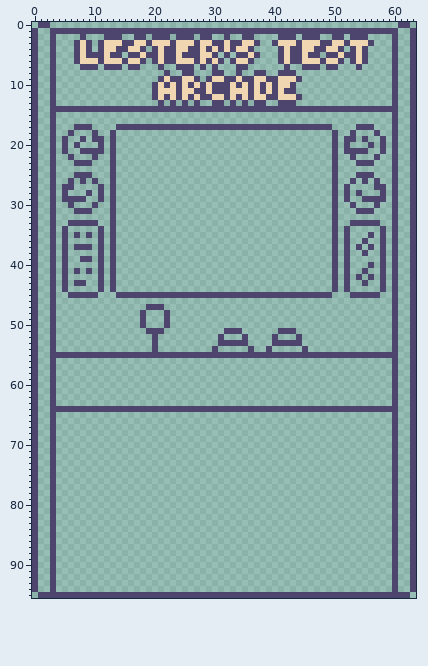
Edited in one commit: sprite sheet (TowerOfDreams/sprites/sArcade/81985a8d-d2b1-4224-b03e-2318242aff94.png). Above is the file before it was changed.
The file is 64x96 pixels.
After the commit:
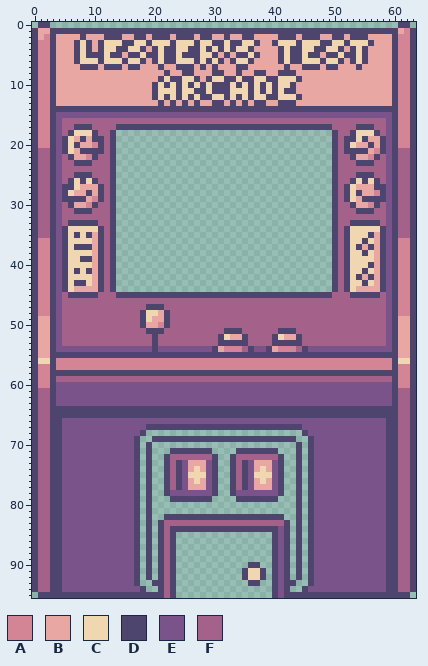
Palette (. is transparent): A #d38595  B #e9a7a3  C #f0d7b1  D #4d456d  E #795389  F #a4628a
The exact change:
Changed rows in their new state; - is an unchanged pixel.
first column x 1:
 1 BB----------------------------------------------------------BA
 2 BA-BBBB-BBB---BB--B---B---B--BB-BB--BBBB---B---BB--B---BBBB-AA
 3 AA-BBB---B---------------------------BB-----------------BBB-AA
 4 AA-BBB---B--------B-----------------BBBB-----------B---BBBB-AA
 5 AA-BBB--------B---------------B-B----BBB-------B-------BBBB-AA
 6 AA-BBB------------B------------B----BBBB-----------B---BBBB-AA
 7 AA-BBBB---B---B--BBB-BB---B-B-BBB--BBBBBB-BB---B--BBB-BBBBB-AA
 8 AA-BBBBBBBBBBBBBBBBBB-BB--BBB--BB-BB--BB---BBBBBBBBBBBBBBBB-AA
 9 AA-BBBBBBBBBBBBBBBBB-------B----------------BBBBBBBBBBBBBBB-AA
10 AA-BBBBBBBBBBBBBBBB------------------------BBBBBBBBBBBBBBBB-AA
11 AA-BBBBBBBBBBBBBBBB------------------------BBBBBBBBBBBBBBBB-AA
12 AA-BBBBBBBBBBBBBBBB-------------------------BBBBBBBBBBBBBBB-AA
13 AA-BBBBBBBBBBBBBBBBB-B-B-B-BB--B-B-B--BB---BBBBBBBBBBBBBBBB-AA
14 AA----------------------------------------------------------AA
15 AA-EEEEEEEEEEEEEEEEEEEEEEEEEEEEEEEEEEEEEEEEEEEEEEEEEEEEEEEE-AA
16 AA-EFFFFFFFFFFFFFFFFFFFFFFFFFFFFFFFFFFFFFFFFFFFFFFFFFFFFFFE-AA
17 AA-EFF---FFFF------------------------------------FFFF---FFE-AA
18 AA-EF-CCC-FF--------------------------------------FF-CCC-FE-AA
19 AA-E-CB-B--F--------------------------------------F--C-BB-E-AA
20 AA-E-C-BBA-F--------------------------------------F-CBB-B-E-AA
21 FF-E-CB----F--------------------------------------F----BA-E-FF
22 FF-EF-BBA-FF--------------------------------------FF-BBA-FE-FF
23 FF-EFF---FFF--------------------------------------FFF---FFE-FF
24 FF-EFFFFFFFF--------------------------------------FFFFFFFFE-FF
25 FF-EFF---FFF--------------------------------------FFF---FFE-FF
26 FF-EF-C-C-FF--------------------------------------FF-C-C-FE-FF
27 FF-E--CBBB-F--------------------------------------F-CBBB--E-FF
28 FF-E-CBB-B-F--------------------------------------F-C-BBA-E-FF
29 FF-E----BA-F--------------------------------------F-CB----E-FF
30 FF-EF-BBA-FF--------------------------------------FF-BBA-FE-FF
31 FF-EFF---FFF--------------------------------------FFF---FFE-FF
32 FF-EFFFFFFFF--------------------------------------FFFFFFFFE-FF
33 FF-EF-----FF--------------------------------------FF-----FE-FF
34 FF-E-CCCCC-F--------------------------------------F-CCCCC-E-FF
35 FF-E-C-C-B-F--------------------------------------F-CCC-B-E-FF
36 AA-E-CCCCB-F--------------------------------------F-CC-CB-E-AA
37 AA-E-C---B-F--------------------------------------F-C-B-B-E-AA
38 AA-E-CCCCB-F--------------------------------------F-CC-CB-E-AA
39 AA-E-CC--B-F--------------------------------------F-CCCCB-E-AA
40 AA-E-CCCCB-F--------------------------------------F-CCC-B-E-AA
41 AA-E-C-C-B-F--------------------------------------F-CC-CB-E-AA
42 AA-E-CCCCB-F--------------------------------------F-C-B-B-E-AA
43 AA-E-C--CB-F--------------------------------------F-CC-CB-E-AA
44 AA-E-CBBBB-F--------------------------------------F-CBBBB-E-AA
45 AA-EF-----FFF------------------------------------FFF-----FE-AA
46 AA-EFFFFFFFFFFFFFFFFFFFFFFFFFFFFFFFFFFFFFFFFFFFFFFFFFFFFFFE-AA
47 AA-EFFFFFFFFFFFFFF---FFFFFFFFFFFFFFFFFFFFFFFFFFFFFFFFFFFFFE-AA
48 AA-EFFFFFFFFFFFFF-CCB-FFFFFFFFFFFFFFFFFFFFFFFFFFFFFFFFFFFFE-AA
49 BB-EFFFFFFFFFFFFF-CBB-FFFFFFFFFFFFFFFFFFFFFFFFFFFFFFFFFFFFE-BB
50 BB-EFFFFFFFFFFFFF-BBA-FFFFFFFFFFFFFFFFFFFFFFFFFFFFFFFFFFFFE-BB
51 BB-EFFFFFFFFFFFFFF---FFFFFFFFFF---FFFFFF---FFFFFFFFFFFFFFFE-BB
52 BB-EFFFFFFFFFFFFFFF-FFFFFFFFFF-CBB-FFFF-CBB-FFFFFFFFFFFFFFE-BB
53 BB-EFFFFFFFFFFFFFFF-FFFFFFFFFF-----FFFF-----FFFFFFFFFFFFFFE-BB
54 BB-EEEEEEEEEEEEEEEE-EEEEEEEEE-BAAAF-EE-BAAAF-EEEEEEEEEEEEEE-BB
55 BB----------------------------------------------------------BB
56 CC-AAAAAAAAAAAAAAAAAAAAAAAAAAAAAAAAAAAAAAAAAAAAAAAAAAAAAAAA-CC
57 AA-AAAAAAAAAAAAAAAAAAAAAAAAAAAAAAAAAAAAAAAAAAAAAAAAAAAAAAAA-AA
58 AA-DDDDDDDDDDDDDDDDDDDDDDDDDDDDDDDDDDDDDDDDDDDDDDDDDDDDDDDD-AA
59 AA-FFFFFFFFFFFFFFFFFFFFFFFFFFFFFFFFFFFFFFFFFFFFFFFFFFFFFFFF-AA
60 AA-EEEEEEEEEEEEEEEEEEEEEEEEEEEEEEEEEEEEEEEEEEEEEEEEEEEEEEEE-AA
61 FF-EEEEEEEEEEEEEEEEEEEEEEEEEEEEEEEEEEEEEEEEEEEEEEEEEEEEEEEE-FF
62 FF-EEEEEEEEEEEEEEEEEEEEEEEEEEEEEEEEEEEEEEEEEEEEEEEEEEEEEEEE-FF
63 FF-EEEEEEEEEEEEEEEEEEEEEEEEEEEEEEEEEEEEEEEEEEEEEEEEEEEEEEEE-FF
64 FF----------------------------------------------------------FF
65 FF-DDDDDDDDDDDDDDDDDDDDDDDDDDDDDDDDDDDDDDDDDDDDDDDDDDDDDDDD-FF
66 FF-DEEEEEEEEEEEEEEEEEEEEEEEEEEEEEEEEEEEEEEEEEEEEEEEEEEEEEED-FF
67 FF-DEEEEEEEEEEEEEEDDDDDDDDDDDDDDDDDDDDDDDDDDEEEEEEEEEEEEEED-FF
68 FF-DEEEEEEEEEEEEED--------------------------DEEEEEEEEEEEEED-FF
69 FF-DEEEEEEEEEEEED--DDDDDDDDDDDDDDDDDDDDDDDD--DEEEEEEEEEEEED-FF
70 FF-DEEEEEEEEEEEED-D------------------------D-DEEEEEEEEEEEED-FF
71 FF-DEEEEEEEEEEEED-D---DDDDDDD----DDDDDDD---D-DEEEEEEEEEEEED-FF
72 FF-DEEEEEEEEEEEED-D--DFFFFFFFD--DFFFFFFFD--D-DEEEEEEEEEEEED-FF
73 FF-DEEEEEEEEEEEED-D--DFDEBBBED--DFDEBBBED--D-DEEEEEEEEEEEED-FF
74 FF-DEEEEEEEEEEEED-D--DFDEBCBED--DFDEBCBED--D-DEEEEEEEEEEEED-FF
75 FF-DEEEEEEEEEEEED-D--DFDECCCED--DFDECCCED--D-DEEEEEEEEEEEED-FF
76 FF-DEEEEEEEEEEEED-D--DFDEBCBED--DFDEBCBED--D-DEEEEEEEEEEEED-FF
77 FF-DEEEEEEEEEEEED-D--DFDEBBBED--DFDEBBBED--D-DEEEEEEEEEEEED-FF
78 FF-DEEEEEEEEEEEED-D--DEEEEEEED--DEEEEEEED--D-DEEEEEEEEEEEED-FF
79 FF-DEEEEEEEEEEEED-D---DDDDDDD----DDDDDDD---D-DEEEEEEEEEEEED-FF
80 FF-DEEEEEEEEEEEED-D------------------------D-DEEEEEEEEEEEED-FF
81 FF-DEEEEEEEEEEEED-D------------------------D-DEEEEEEEEEEEED-FF
82 FF-DEEEEEEEEEEEED-D--DDDDDDDDDDDDDDDDDDDD--D-DEEEEEEEEEEEED-FF
83 FF-DEEEEEEEEEEEED-D-DFFFFFFFFFFFFFFFFFFFFD-D-DEEEEEEEEEEEED-FF
84 FF-DEEEEEEEEEEEED-D-DFDDDDDDDDDDDDDDDDDDED-D-DEEEEEEEEEEEED-FF
85 FF-DEEEEEEEEEEEED-D-DFD----------------DED-D-DEEEEEEEEEEEED-FF
86 FF-DEEEEEEEEEEEED-D-DFD----------------DED-D-DEEEEEEEEEEEED-FF
87 FF-DEEEEEEEEEEEED-D-DFD----------------DED-D-DEEEEEEEEEEEED-FF
88 FF-DEEEEEEEEEEEED-D-DFD----------------DED-D-DEEEEEEEEEEEED-FF
89 FF-DEEEEEEEEEEEED-D-DFD----------------DED-D-DEEEEEEEEEEEED-FF
90 FF-DEEEEEEEEEEEED-D-DFD------------DD--DED-D-DEEEEEEEEEEEED-FF
91 FF-DEEEEEEEEEEEED-D-DFD-----------DCCD-DED-D-DEEEEEEEEEEEED-FF
92 FF-DEEEEEEEEEEEED-D-DFD-----------DCCD-DED-D-DEEEEEEEEEEEED-FF
93 FF-DEEEEEEEEEEEED--DDFD------------DD--DEDD--DEEEEEEEEEEEED-FF
94 FF-DEEEEEEEEEEEEED--DFD----------------DED--DEEEEEEEEEEEEED-FF
95 ---------------------F-................-E---------------------
Changed places in both pictures, as pixel boxes (x1, y1, x2, y2):
changed: (38, 28, 410, 598)
